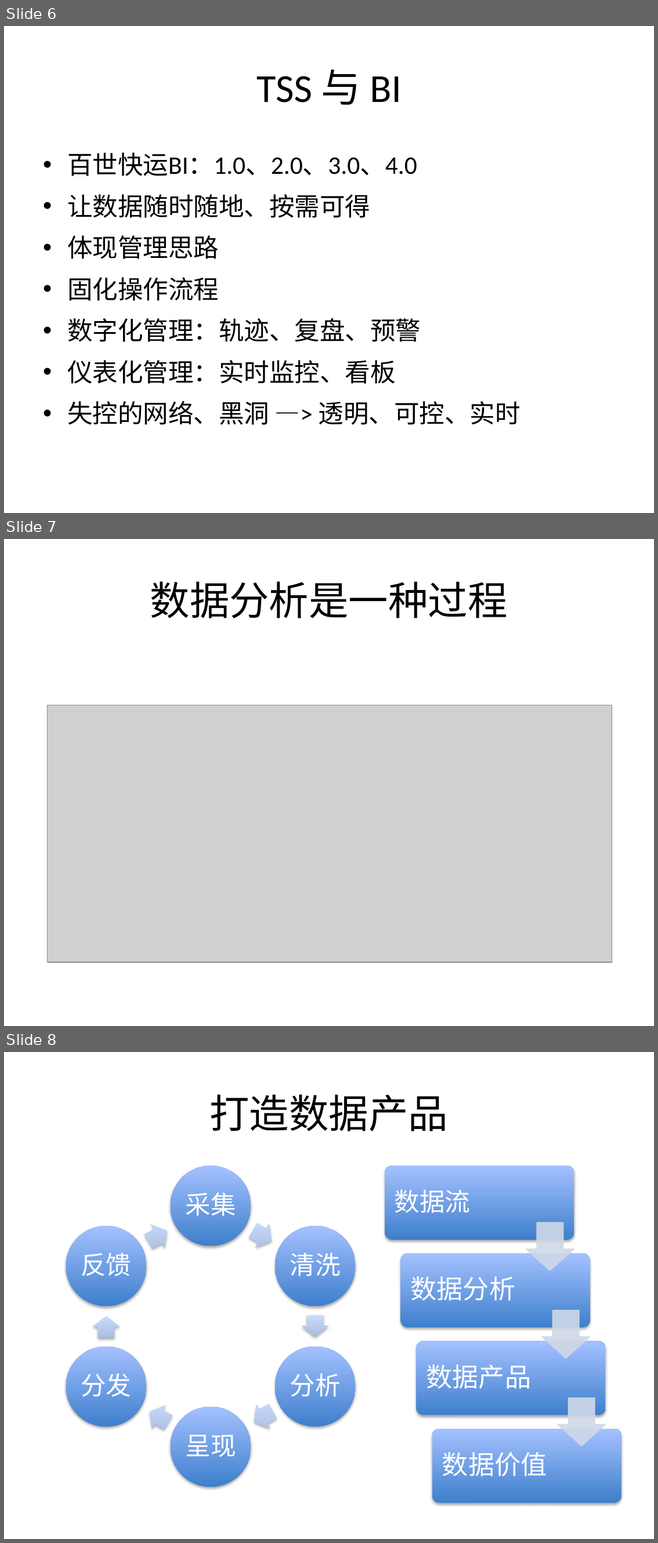
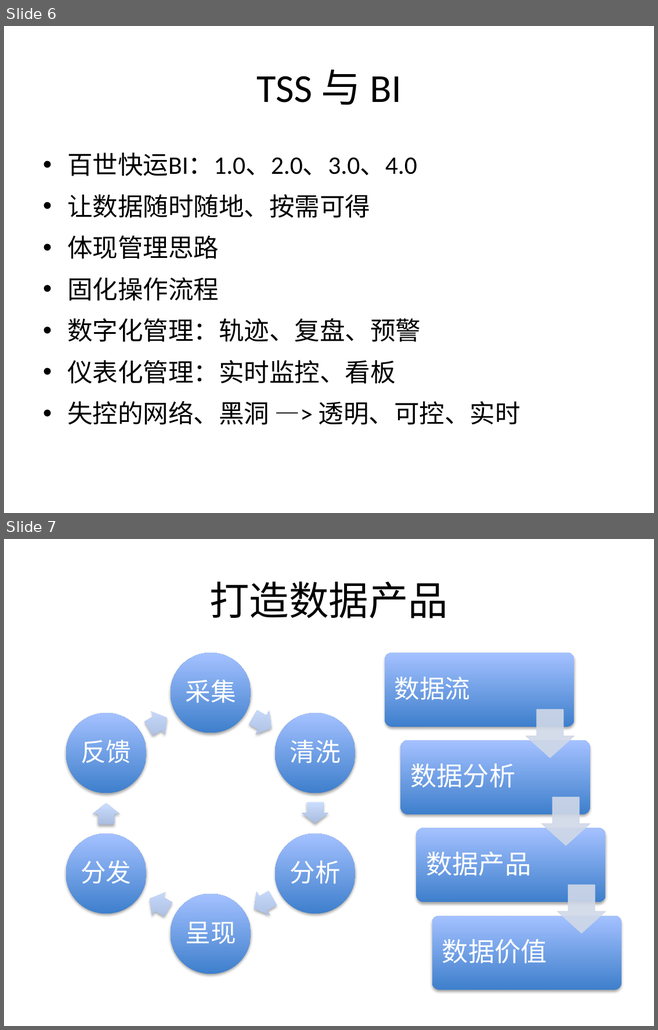
Before and after one commit to boubei-com/boubei-learn, a slide deck: doc/2.TSS介绍.pptx. Shown one above the other, each under a label of ours: slides 6, 7 and 8 before the commit, slides 6 and 7 after it. The pictures are 658x1543 and 658x1030 pixels, drawn with LibreOffice and Linux fonts; fonts in the diff are those of the drawing; grey boxes stand for pictures. Boxes give left, top, right and bottom in pixels: in the first picture for what was removed or moved away, otherwise in the second. Text is boxed around its words. In the diff, an @@ line names an element or a change of style, - is before the commit and + after.

Commit message:
第一课 Java与数据挖掘

```diff
--- a/doc/2.TSS介绍.pptx
+++ b/doc/2.TSS介绍.pptx
@@ slide 7 removed at (4, 539, 654, 1026), background #FFFFFF @@
@@ title removed at (150, 581, 507, 618) @@
-数据分析是一种过程
@@ picture removed at (48, 705, 612, 962) @@
@@ what was slide 8 is now slide 7 @@
```
Also in this commit, not shown: 12 other files.
